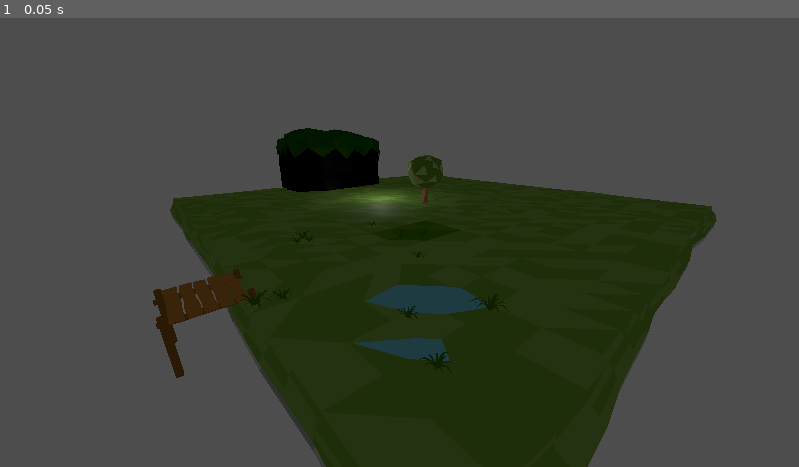
Above: before the commit, frame 1.
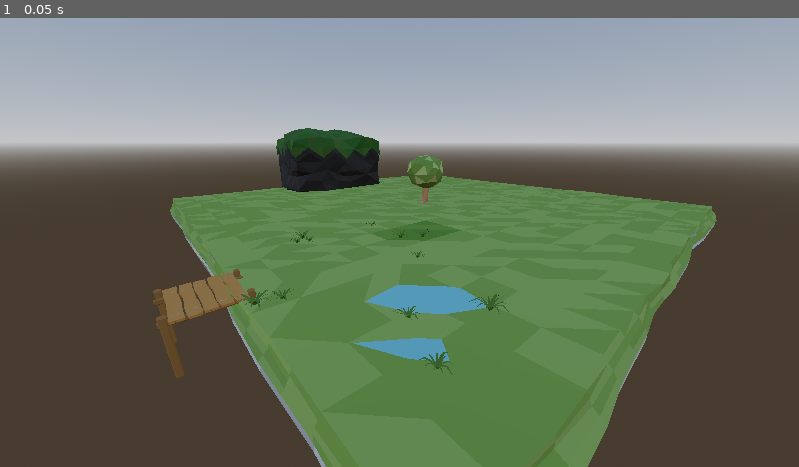
Above: after the commit, the same moment.

Repository: AYT04/SmallWorld4
Game: Godot game, scene res://scenes/scn_dev/scn_dev.tscn
The game is run twice, just before and just after one commit, with the same random seed, the same clock (stepped at 60 frames per second) and the same inputs.
Inputs:
- Up to frame 1 (0.05 s): no input

The runs differ from the first frame. In frame 1, 95% of the frame differs, in the area x 0-100%, y 0-100%.

Commit message:
Add World Lighting

Diff:
--- a/scenes/scn_dev/scn_dev.tscn
+++ b/scenes/scn_dev/scn_dev.tscn
@@ -1,17 +1,27 @@
-[gd_scene load_steps=4 format=3 uid="uid://cvktd60i4fpgf"]
+[gd_scene load_steps=6 format=3 uid="uid://cvktd60i4fpgf"]
 
 [ext_resource type="PackedScene" uid="uid://cmte018uqxnuf" path="res://assets/beginnerIsland/beginnerIsland.glb" id="1_2eiu6"]
 [ext_resource type="PackedScene" uid="uid://bgm32afxr4n47" path="res://assets/tree/tree.glb" id="2_wlb2l"]
 
+[sub_resource type="ProceduralSkyMaterial" id="ProceduralSkyMaterial_wfod5"]
+
+[sub_resource type="Sky" id="Sky_772w3"]
+sky_material = SubResource("ProceduralSkyMaterial_wfod5")
+
 [sub_resource type="Environment" id="Environment_ifvjf"]
+background_mode = 2
+background_color = Color(0.85098, 0.772549, 0.713726, 1)
+sky = SubResource("Sky_772w3")
+ambient_light_source = 3
+reflected_light_source = 2
+tonemap_mode = 1
+fog_light_energy = 1.2
+fog_density = 0.0005
+volumetric_fog_length = 0.01
 
 [node name="Node3D" type="Node3D"]
 
 [node name="beginnerIsland" parent="." instance=ExtResource("1_2eiu6")]
-
-[node name="OmniLight3D" type="OmniLight3D" parent="beginnerIsland"]
-transform = Transform3D(1, 0, 0, 0, 1, 0, 0, 0, 1, -2.58754, 3.8779, -4.94066)
-omni_range = 12.349
 
 [node name="tree" parent="beginnerIsland" instance=ExtResource("2_wlb2l")]
 transform = Transform3D(1, 0, 0, 0, 1, 0, 0, 0, 1, 0, 1.55672, 0)
